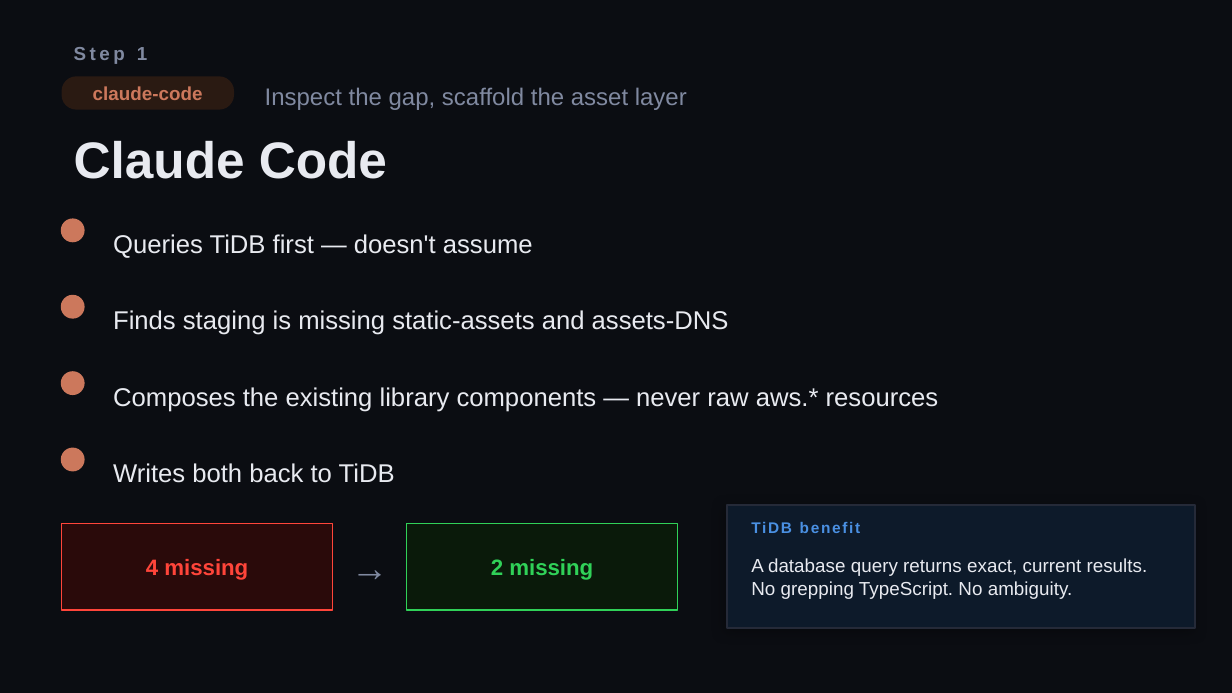
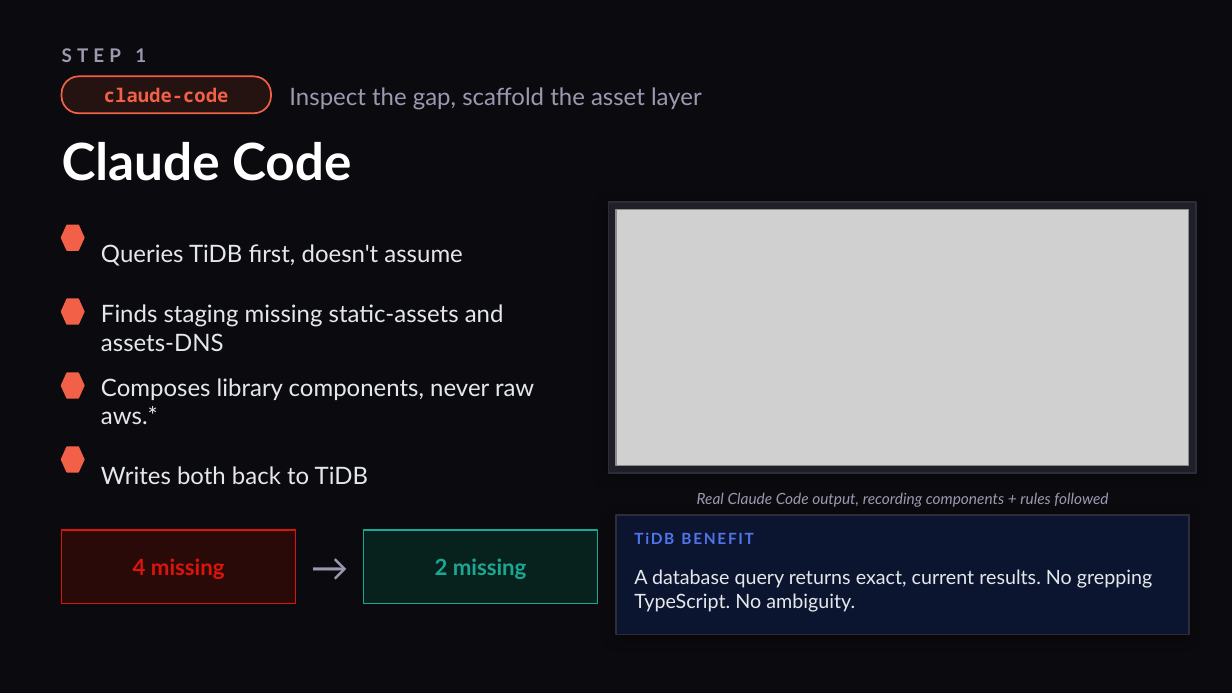
Before and after one commit to stephenlthorn/mem9-ai-coding, a slide deck: slide 6 of report/tidb-demo.pptx. Drawn at 1232x693 pixels with LibreOffice and Linux fonts; fonts in the diff are those of the drawing; grey boxes stand for pictures. Boxes give left, top, right and bottom in pixels: in the first picture for what was removed or moved away, otherwise in the second. Text is boxed around its words. In the diff, an @@ line names an element or a change of style, - is before the commit and + after.

```diff
--- a/report/tidb-demo.pptx
+++ b/report/tidb-demo.pptx
@@ background #0B0D12 to #0B0B0F @@
@@ text at box(62, 48, 146, 62): text changed; font Arial to Lato; text colour #8089A0 to #9A99B0 @@
-Step 1
+STEP 1
@@ text "claude-code" at box(104, 87, 228, 102): font Arial to Noto Sans Mono, text colour #CC785C to #F26048 @@
@@ rounded rectangle: place and size @@
-rounded rectangle at box(62, 76, 234, 110)
+rounded rectangle at box(62, 76, 271, 113)
@@ rounded rectangle at box(62, 76, 271, 113): fill #2A1A12 to #241310; outline none to #F26048 1 pt; proportions changed @@
@@ text "Inspect the gap, scaffold the ...": place and size @@
-text "Inspect the gap, scaffold the ..." at box(265, 87, 687, 110)
+text "Inspect the gap, scaffold the ..." at box(289, 87, 702, 110)
@@ text "Inspect the gap, scaffold the ..." at box(289, 87, 702, 110): font Arial to Lato, text colour #8089A0 to #9A99B0 @@
@@ text "Claude Code" at box(62, 142, 351, 181): font Arial to Lato, text colour #E8EAF0 to #FFFFFF @@
@@ rectangle: place and size @@
-rectangle at box(62, 524, 333, 610)
+rectangle at box(609, 202, 1196, 473)
@@ rectangle at box(609, 202, 1196, 473): fill #2A0A0A to #1F1F29; outline #FF453A 1 pt to #2D2D3A 1 pt; shadow on @@
@@ picture added at box(616, 209, 1189, 466) @@
@@ ellipse to hexagon; fill #CC785C to #F26048; outline #CC785C 1 pt to #F26048 1 pt in 4 elements at box(62, 447, 84, 472), box(62, 373, 84, 398), box(62, 299, 84, 324), box(62, 225, 84, 250) @@
@@ hexagon: place and size @@
-hexagon at box(62, 219, 84, 241)
+hexagon at box(62, 225, 84, 250)
@@ text at box(101, 244, 462, 266): text changed; size 15 to 14 pt; font Arial to Lato; text colour #E8EAF0 to #E5E8EB @@
-Queries TiDB first — doesn't assume
+Queries TiDB first, doesn't assume
@@ hexagon: place and size @@
-hexagon at box(62, 296, 84, 318)
+hexagon at box(62, 299, 84, 324)
@@ text at box(101, 304, 504, 351): text changed; size 15 to 14 pt; font Arial to Lato; text colour #E8EAF0 to #E5E8EB @@
-Finds staging is missing static-assets and assets-DNS
+Finds staging missing static-assets and assets-DNS
@@ hexagon: place and size @@
-hexagon at box(62, 372, 84, 394)
+hexagon at box(62, 373, 84, 398)
@@ text at box(101, 378, 534, 424): text changed; size 15 to 14 pt; font Arial to Lato; text colour #E8EAF0 to #E5E8EB @@
-Composes the existing library components — never raw aws.* resources
+Composes library components, never raw aws.*
@@ text "Writes both back to TiDB" at box(101, 466, 368, 484): size 15 to 14 pt, font Arial to Lato, text colour #E8EAF0 to #E5E8EB @@
@@ text added at box(697, 492, 1108, 507), 9 pt, text #9A99B0, italic @@
+Real Claude Code output, recording components + rules followed
@@ text "4 missing" at box(133, 558, 225, 579): font Arial to Lato, text colour #FF453A to #DC150B @@
@@ rectangle: place and size @@
-rectangle at box(407, 524, 678, 610)
+rectangle at box(62, 530, 296, 604)
@@ rectangle at box(62, 530, 296, 604): fill #0A1A0A to #2A0A08; outline #30D158 1 pt to #DC150B 1 pt @@
@@ text "→" at box(302, 532, 357, 600): font Arial to Lato, text colour #8089A0 to #9A99B0 @@
@@ text "→": place and size @@
-text "→" at box(339, 530, 400, 604)
+text "→" at box(302, 532, 357, 600)
@@ text "2 missing": place and size @@
-text "2 missing" at box(491, 559, 593, 580)
+text "2 missing" at box(435, 558, 527, 579)
@@ text "2 missing" at box(435, 558, 527, 579): font Arial to Lato, text colour #30D158 to #1AA894 @@
@@ rectangle added at box(363, 530, 598, 604), fill #07221D, outline #1AA894 1 pt @@
@@ rectangle: place and size @@
-rectangle at box(727, 505, 1195, 628)
+rectangle at box(616, 515, 1189, 634)
@@ rectangle at box(616, 515, 1189, 634): fill #0D1A2A to #0C1530; outline #252A38 1 pt to #2D2D3A 1 pt; shadow changed @@
@@ text at box(634, 532, 753, 544): text changed; font Arial to Lato; text colour #4A90E2 to #5075EA @@
-TiDB benefit
+TiDB BENEFIT
@@ text "A database query returns exact, ...": place and size @@
-text "A database query returns exact, ..." at box(751, 558, 1148, 599)
+text "A database query returns exact, ..." at box(634, 569, 1153, 612)
@@ text "A database query returns exact, ..." at box(634, 569, 1153, 612): size 11 to 11.5 pt, font Arial to Lato, text colour #E8EAF0 to #E5E8EB @@
```
Also in this commit, not shown: 13 other slides changed.
